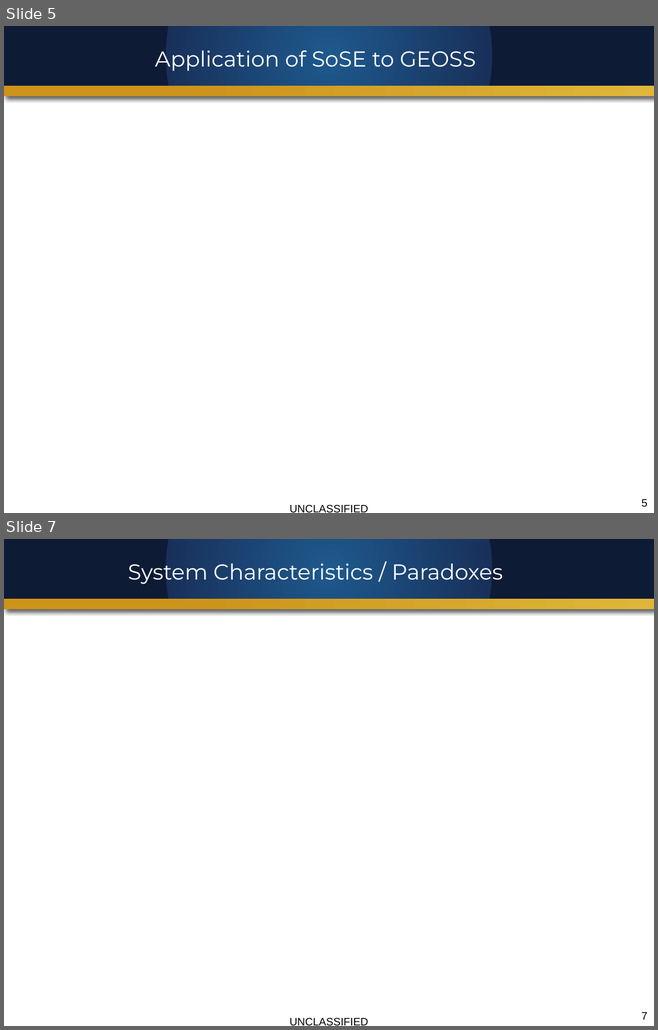
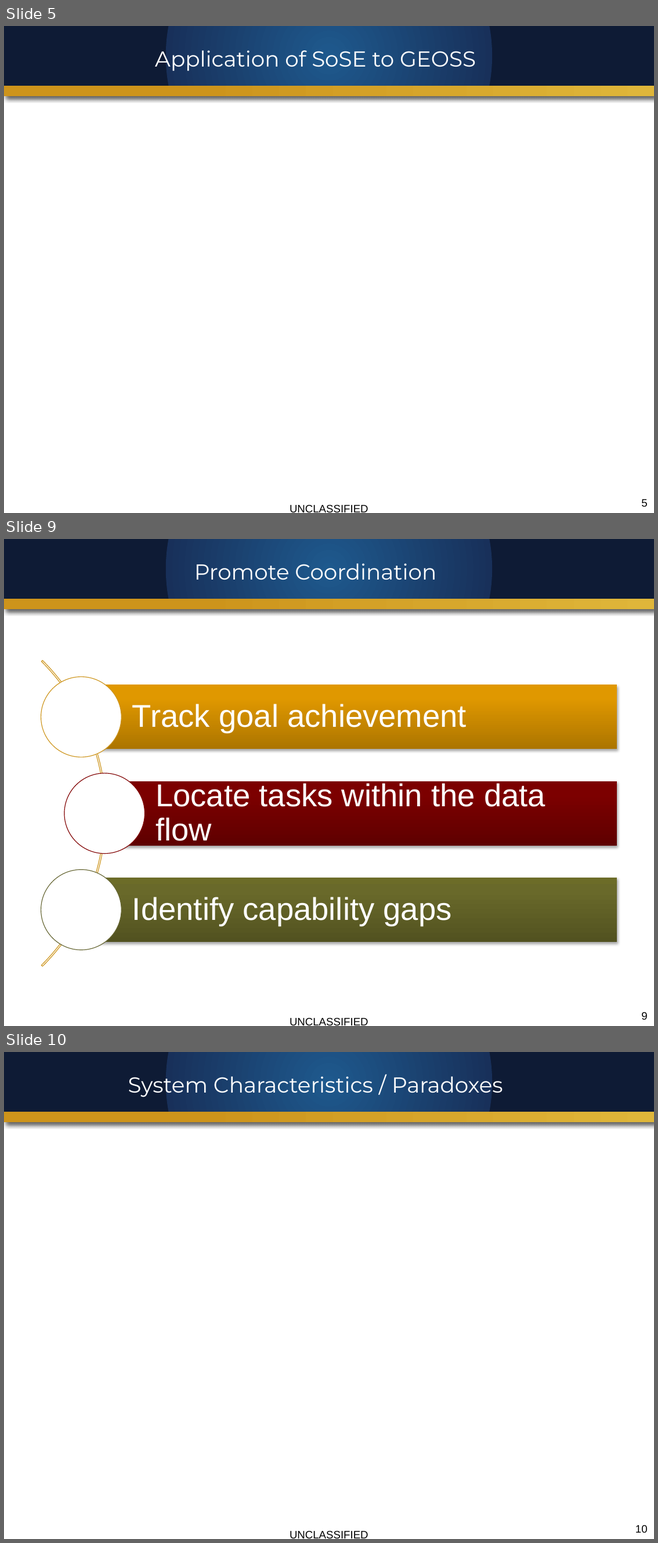
Before and after one commit to mazzas/School, a slide deck: SE4950/SoSE GEOSS Case Study.pptx. Shown one above the other, each under a label of ours: slides 5 and 7 before the commit, slides 5, 9 and 10 after it; the slides between them are not shown. The pictures are 658x1030 and 658x1543 pixels, drawn with LibreOffice and Linux fonts; fonts in the diff are those of the drawing; background and template pictures are left out. Boxes give left, top, right and bottom in pixels: in the first picture for what was removed or moved away, otherwise in the second. Text is boxed around its words. In the diff, an @@ line names an element or a change of style, - is before the commit and + after.

```diff
--- a/SE4950/SoSE GEOSS Case Study.pptx
+++ b/SE4950/SoSE GEOSS Case Study.pptx
@@ slide 9 added at (x1=4, y1=539, x2=654, y2=1026), background #FFFFFF; not listed: 5 template elements that a slide beside it also shows @@
@@ title added at (x1=194, y1=563, x2=436, y2=580), 24 pt, text #FFFFFF @@
+Promote Coordination
@@ group added at (x1=4, y1=597, x2=616, y2=1026): 3 rectangles, 3 texts, 3 ellipses, 1 arch (boxed as its full ring) @@
+Track goal achievement
+Locate tasks within the data flow
+Identify capability gaps
@@ page number added at (x1=641, y1=1012, x2=647, y2=1020), 12 pt, text #000000 @@
+9
@@ what was slide 7 is now slide 10 @@
@@ page number at (x1=635, y1=1525, x2=647, y2=1533): text changed @@
-7
+10
```
Also in this commit, not shown: 1 slide changed, 2 other slides added.
